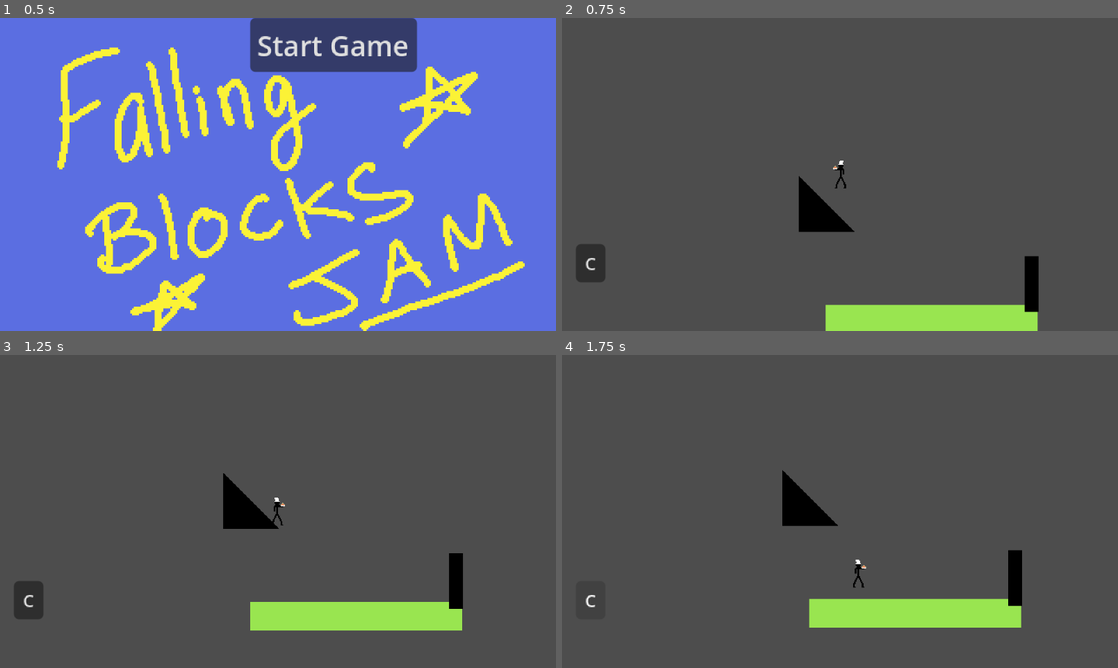
Above: before the commit, frames 1-4 (two rows, left to right).
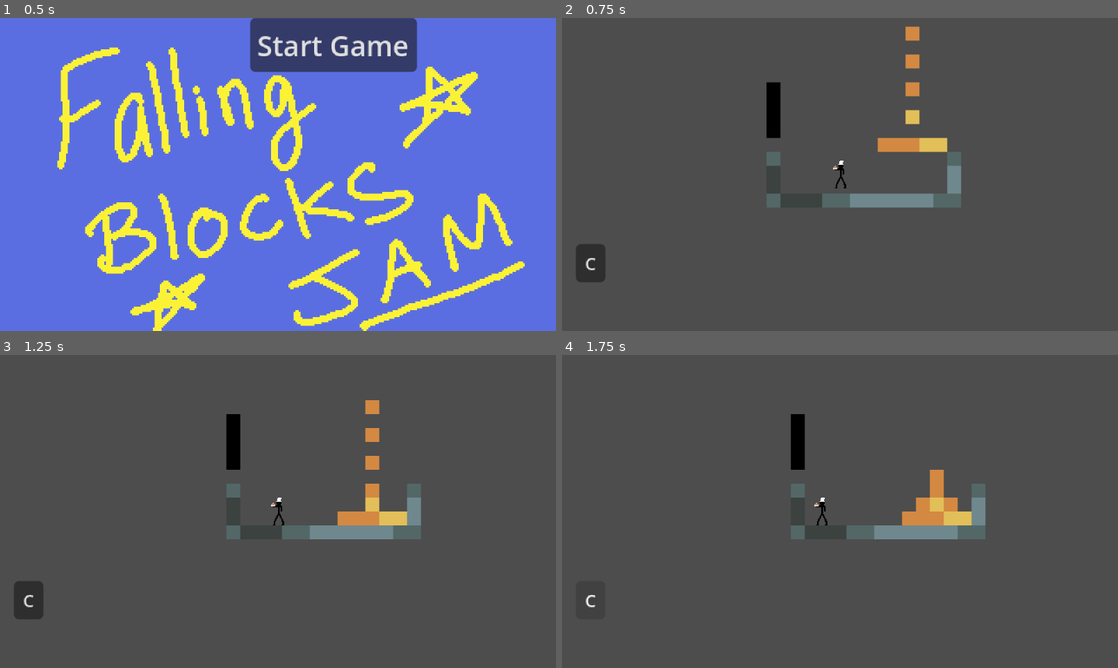
Above: after the commit, the same moments.

Repository: dfebs/falling-blocks-game-jam
Game: Godot game, scene res://main.tscn
Two runs of this game, one before a commit and one after it. Both use one fixed random seed, a clock stepped at 60 frames per second and the inputs below. Sound files missing from this copy of the repository are replaced by a short silence.
Inputs:
- Up to frame 1 (0.5 s): no input
- Up to frame 2 (0.75 s): click "Start Game" at 0.5 s
- Up to frame 3 (1.25 s): no input
- Up to frame 4 (1.75 s): click "C" at 1.25 s

Frame 1 is identical in both runs. In frame 2, 7.7% of the frame differs, in the area x 36-86%, y 2-100%; in frame 3, 8.0%; in frame 4, 8.1%, in the area x 39-83%, y 18-88%.

Commit message:
Jumping up blocks

Diff:
--- a/Character/character.gd
+++ b/Character/character.gd
@@ -5,12 +5,15 @@
 var MAX_SPEED = 50
 @export var direction = -1
 @export var ray_cast_2d: RayCast2D
-@export var JUMP_VELOCITY = -500
+@export var JUMP_VELOCITY = -250
 @export var audio_player: AudioStreamPlayer2D
 var sound_one = preload("res://Assets/Audio/fail.wav")
 var sound_two = preload("res://Assets/Audio/spring.wav")
 var sound_three = preload("res://Assets/Audio/thud.wav")
 @export var remote_transform_2d: RemoteTransform2D
+@export var jump_detector: RayCast2D
+@export var wall_detector: RayCast2D
+
 
 var freeze = false
 signal died
@@ -25,9 +28,9 @@
 
 	velocity.x = direction * MAX_SPEED
 	if is_on_floor() and not ray_cast_2d.is_colliding() and is_on_flat_ground():
-		audio_player.stream = sound_two
-		audio_player.play()
-		velocity.y = JUMP_VELOCITY
+		jump()
+	elif is_on_floor() and jump_detector.is_colliding() and not wall_detector.is_colliding():
+		jump()
 
 	move_and_slide()
 
@@ -42,6 +45,11 @@
 			audio_player.stream = sound_three
 			audio_player.play()
 
+func jump():
+		audio_player.stream = sound_two
+		audio_player.play()
+		velocity.y = JUMP_VELOCITY
+
 func is_on_flat_ground() -> bool:
 	var normal = get_floor_normal()
 	return abs(normal.x) < 0.05
--- a/Character/character.tscn
+++ b/Character/character.tscn
@@ -5,35 +5,40 @@
 [ext_resource type="AudioStream" uid="uid://bcu4uandyyxh5" path="res://Assets/Audio/thud.wav" id="3_jkkns"]
 
 [sub_resource type="CapsuleShape2D" id="CapsuleShape2D_djvyk"]
-radius = 8.0
-height = 32.0
+radius = 7.0
 
-[node name="Character" type="CharacterBody2D" unique_id=1569744773 node_paths=PackedStringArray("ray_cast_2d", "audio_player", "remote_transform_2d")]
+[node name="Character" type="CharacterBody2D" unique_id=1569744773 node_paths=PackedStringArray("ray_cast_2d", "audio_player", "remote_transform_2d", "jump_detector", "wall_detector")]
 process_mode = 1
 scale = Vector2(-1, 1)
 script = ExtResource("1_nwtvh")
 ray_cast_2d = NodePath("VoidDetector")
 audio_player = NodePath("FXAudioStreamPlayer")
 remote_transform_2d = NodePath("RemoteTransform2D")
+jump_detector = NodePath("JumpDetector")
+wall_detector = NodePath("WallDetector")
 
 [node name="Sprite2D" type="Sprite2D" parent="." unique_id=837473621]
 texture = ExtResource("2_nwtvh")
 
 [node name="CollisionShape2D" type="CollisionShape2D" parent="." unique_id=1161947520]
 visible = false
+position = Vector2(0, 1)
 shape = SubResource("CapsuleShape2D_djvyk")
 
 [node name="VoidDetector" type="RayCast2D" parent="." unique_id=862157123]
+visible = false
 position = Vector2(16, 16)
 target_position = Vector2(0, 8)
 hit_from_inside = true
 
 [node name="JumpDetector" type="RayCast2D" parent="." unique_id=528775243]
+visible = false
 position = Vector2(13, 10)
 target_position = Vector2(7, 0)
 hit_from_inside = true
 
 [node name="WallDetector" type="RayCast2D" parent="." unique_id=1870303075]
+visible = false
 position = Vector2(13, -6)
 target_position = Vector2(7, 0)
 hit_from_inside = true
--- a/Levels/2_level.tscn
+++ b/Levels/2_level.tscn
@@ -72,4 +72,4 @@
 metadata/_edit_lock_ = true
 
 [node name="Finish" parent="." unique_id=1237677327 instance=ExtResource("6_ynuoq")]
-position = Vector2(140, 33)
+position = Vector2(105, 30)
--- a/main.gd
+++ b/main.gd
@@ -20,7 +20,7 @@
 
 static var _scenes_dict
 
-var level_index = -1
+var level_index = 1
 
 var reload_held_counter = 0
 
